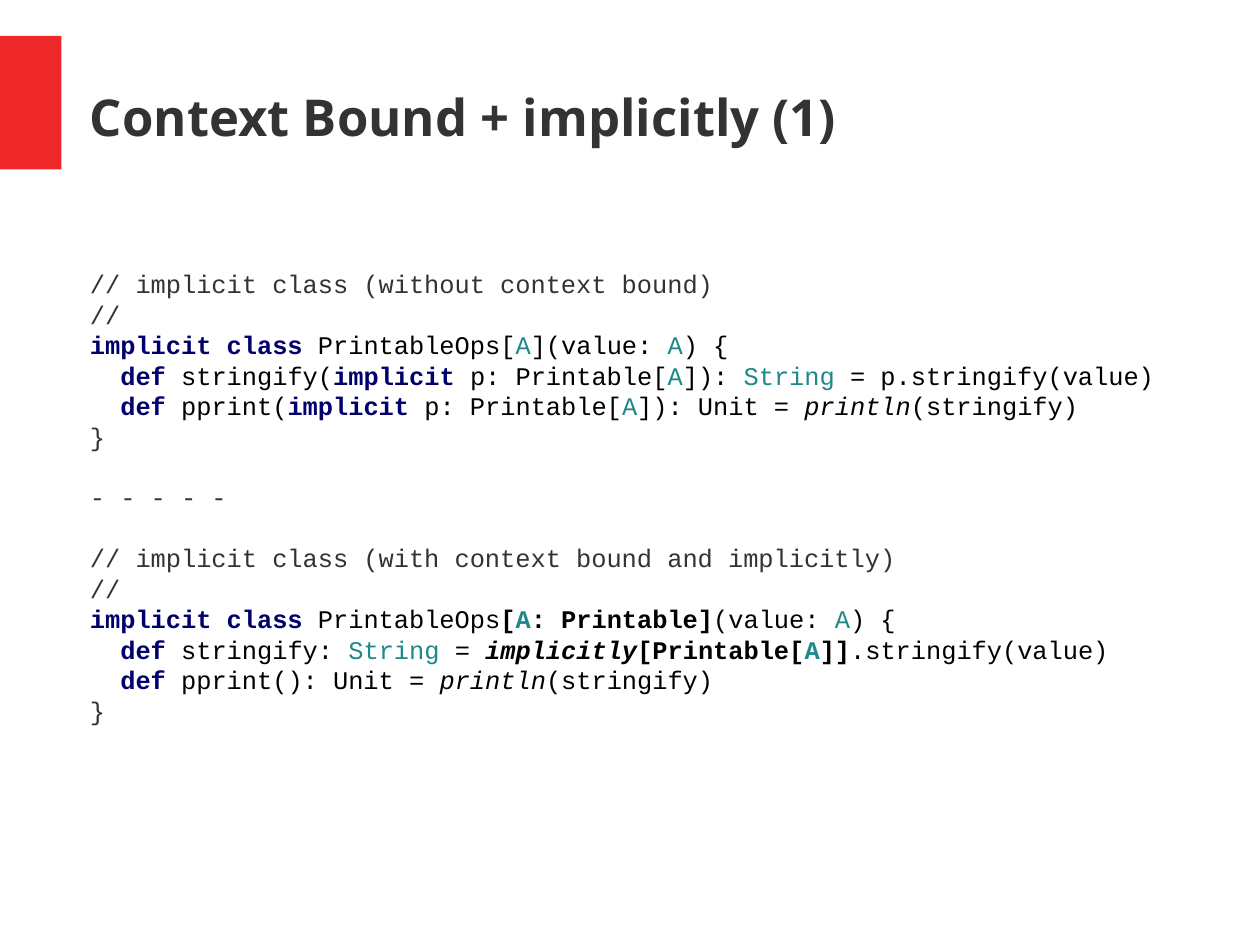
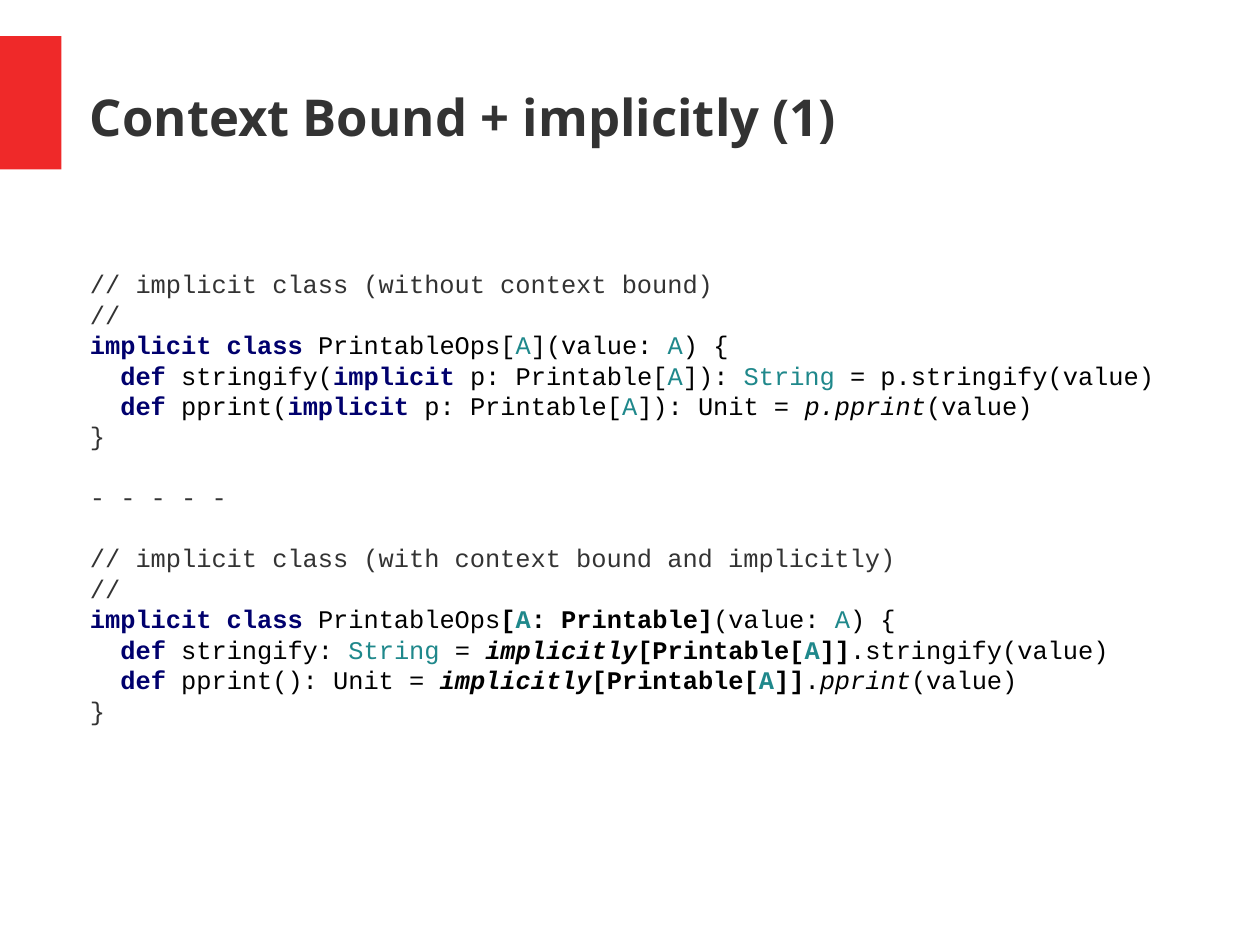
Before and after one commit to hermannhueck/typeclasses, a slide deck: slide 29 of Slides/TypeClasses.pptx. Drawn at 1260x945 pixels with LibreOffice and Linux fonts; fonts in the diff are those of the drawing. Boxes give left, top, right and bottom in pixels: in the first picture for what was removed or moved away, otherwise in the second. Text is boxed around its words. In the diff, an @@ line names an element or a change of style, - is before the commit and + after.

```diff
--- a/Slides/TypeClasses.pptx
+++ b/Slides/TypeClasses.pptx
@@ text at (x1=120, y1=396, x2=1033, y2=421): text changed @@
-def pprint(implicit p: Printable[A]): Unit = println(stringify)
+def pprint(implicit p: Printable[A]): Unit = p.pprint(value)
@@ text at (x1=120, y1=671, x2=1018, y2=695): text changed @@
-def pprint(): Unit = println(stringify)
+def pprint(): Unit = implicitly[Printable[A]].pprint(value)
```
Also in this commit, not shown: 12 other slides changed, 1 other file.
